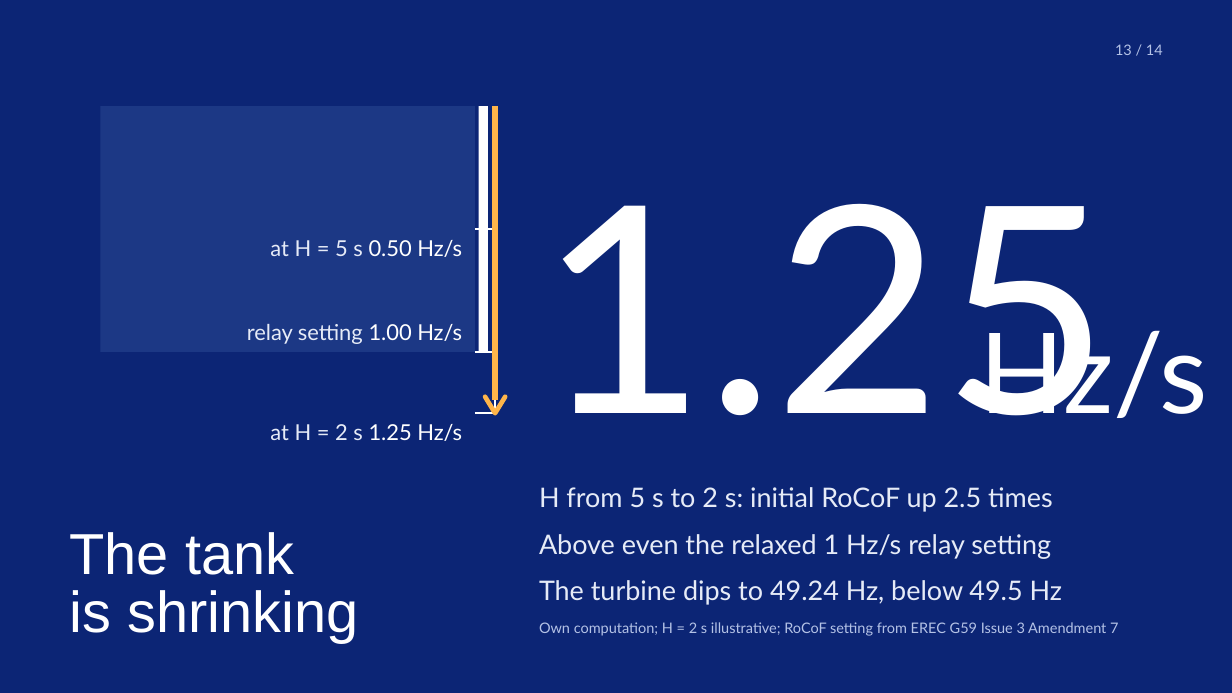
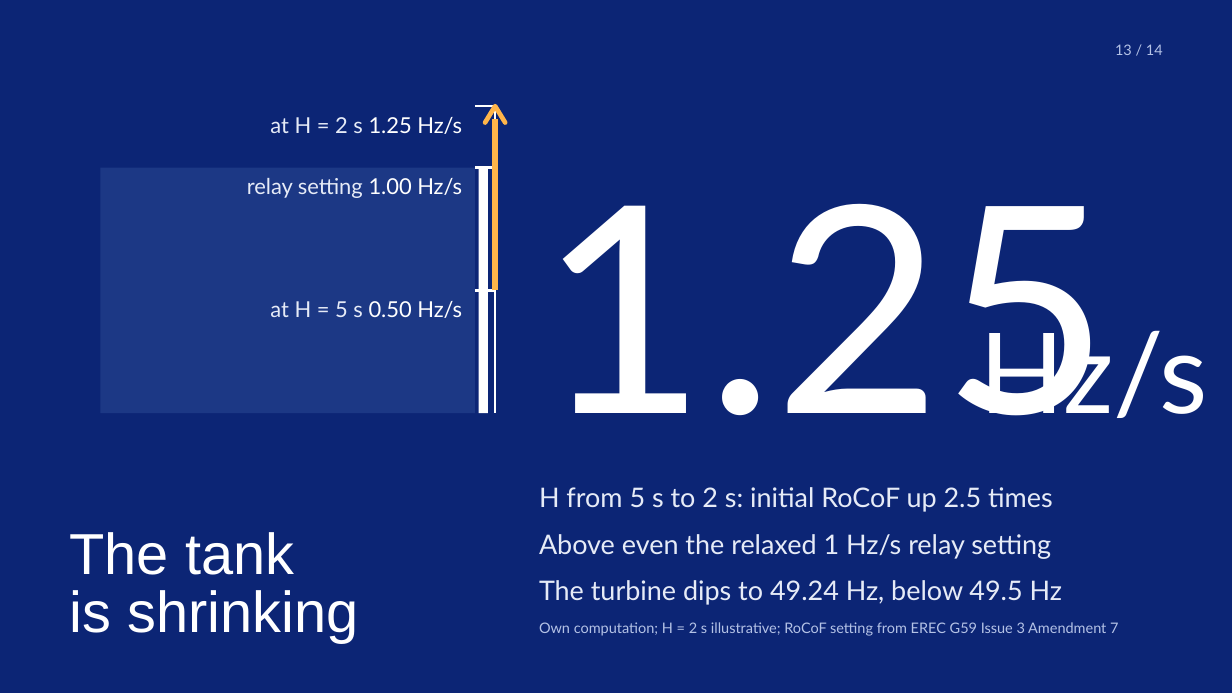
Before and after one commit to AlanCommitK/Control-Presentation-Group2, a slide deck: slide 13 of 放映/grid-frequency.pptx. Drawn at 1232x693 pixels with LibreOffice and Linux fonts; fonts in the diff are those of the drawing. Boxes give left, top, right and bottom in pixels: in the first picture for what was removed or moved away, otherwise in the second. Text is boxed around its words. In the diff, an @@ line names an element or a change of style, - is before the commit and + after.

```diff
--- a/放映/grid-frequency.pptx
+++ b/放映/grid-frequency.pptx
@@ text "at H = 2 s ...": place and size @@
-text "at H = 2 s ..." at bbox=[270, 424, 462, 441]
+text "at H = 2 s ..." at bbox=[270, 117, 462, 134]
@@ line moved from (475, 413) - (495, 413) to (475, 106) - (495, 106) @@
@@ freeform shape: place and size @@
-freeform shape at bbox=[485, 396, 506, 413]
+freeform shape at bbox=[485, 106, 506, 123]
@@ line moved from (495, 106) - (495, 400) to (495, 290) - (495, 119) @@
@@ text "relay setting 1.00 Hz/s": place and size @@
-text "relay setting 1.00 Hz/s" at bbox=[247, 324, 462, 344]
+text "relay setting 1.00 Hz/s" at bbox=[247, 178, 462, 198]
@@ line moved from (475, 352) - (495, 352) to (475, 167) - (495, 167) @@
@@ 2 rectangles, 1 text, 1 line: place and size @@
-2 rectangles, 1 text, 1 line at bbox=[101, 106, 495, 352]
+2 rectangles, 1 text, 1 line at bbox=[101, 167, 495, 413]
```
Also in this commit, not shown: 2 other slides changed, 4 other files.
